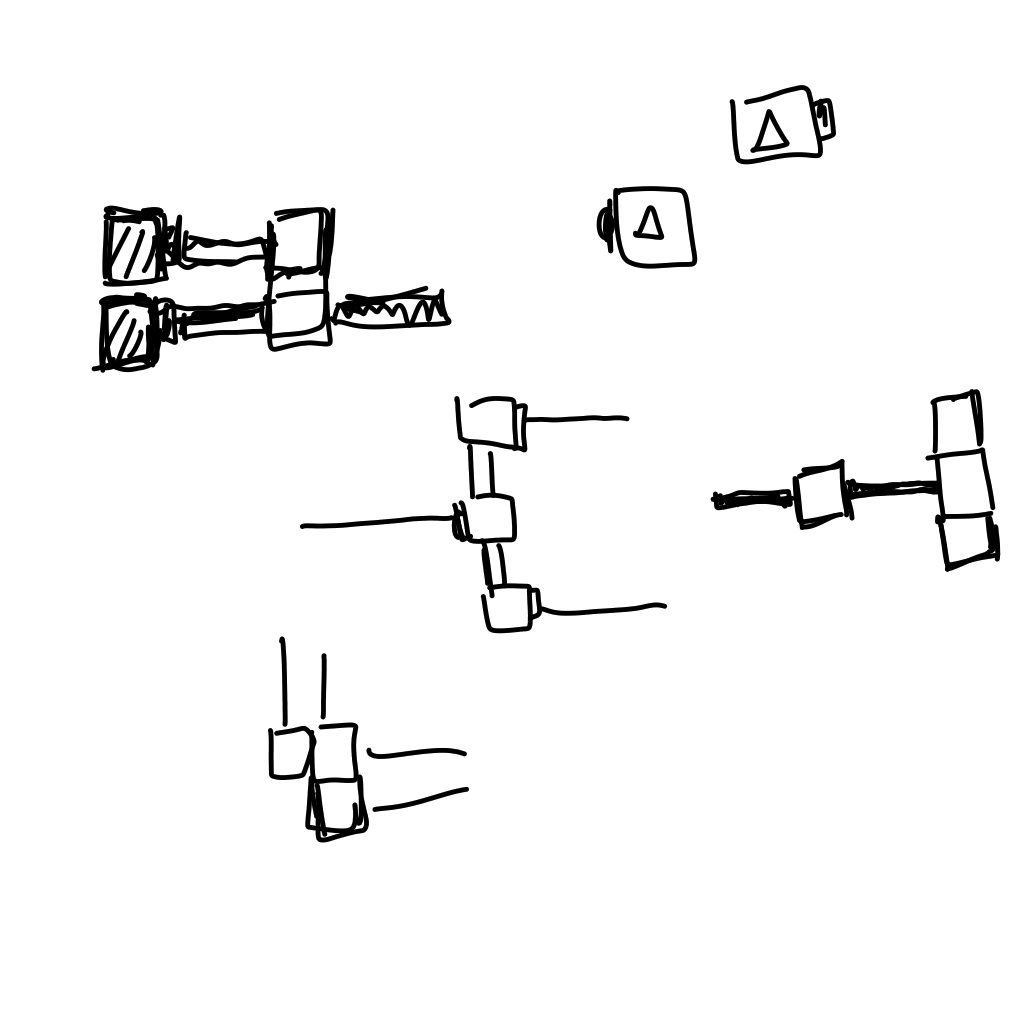
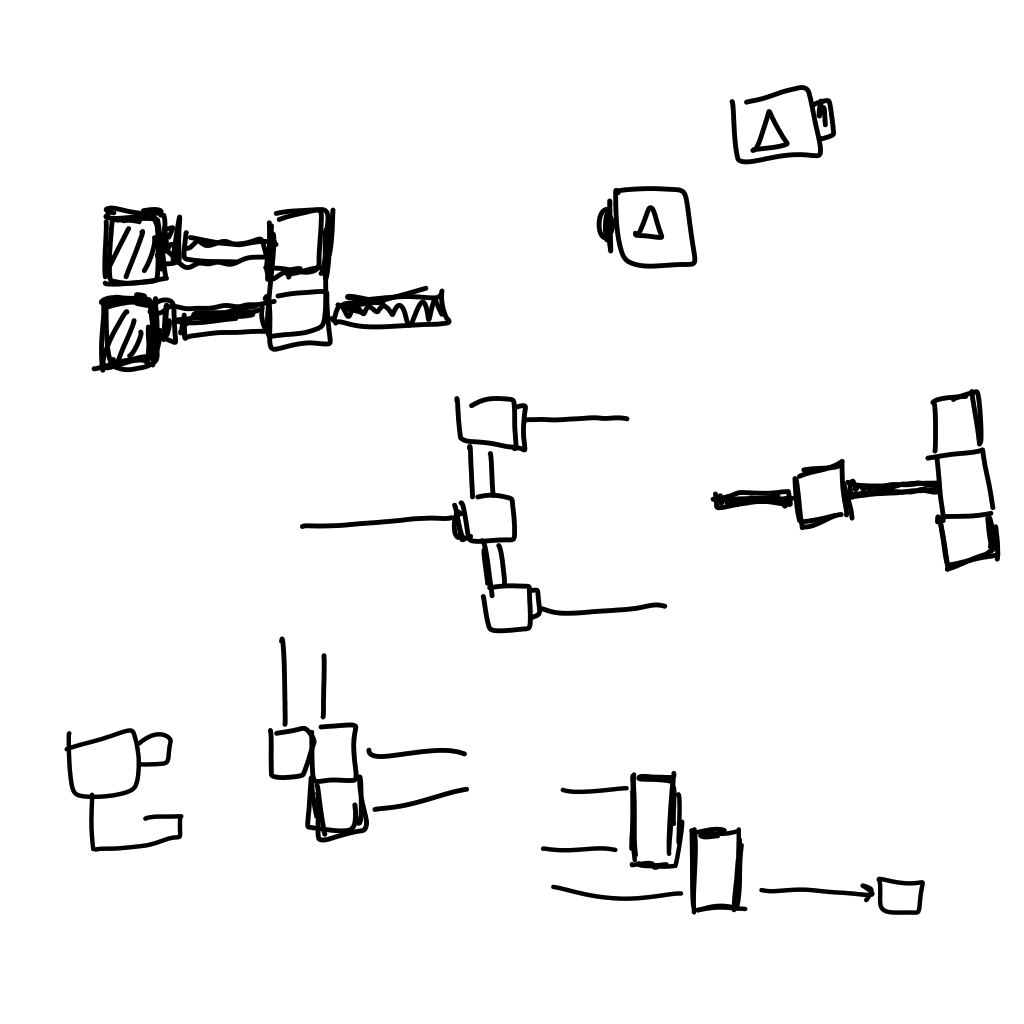
Layer changes from the first 1024x1024 image to the second:
painted on "Paint Layer 1" over (64, 728, 925, 915)
